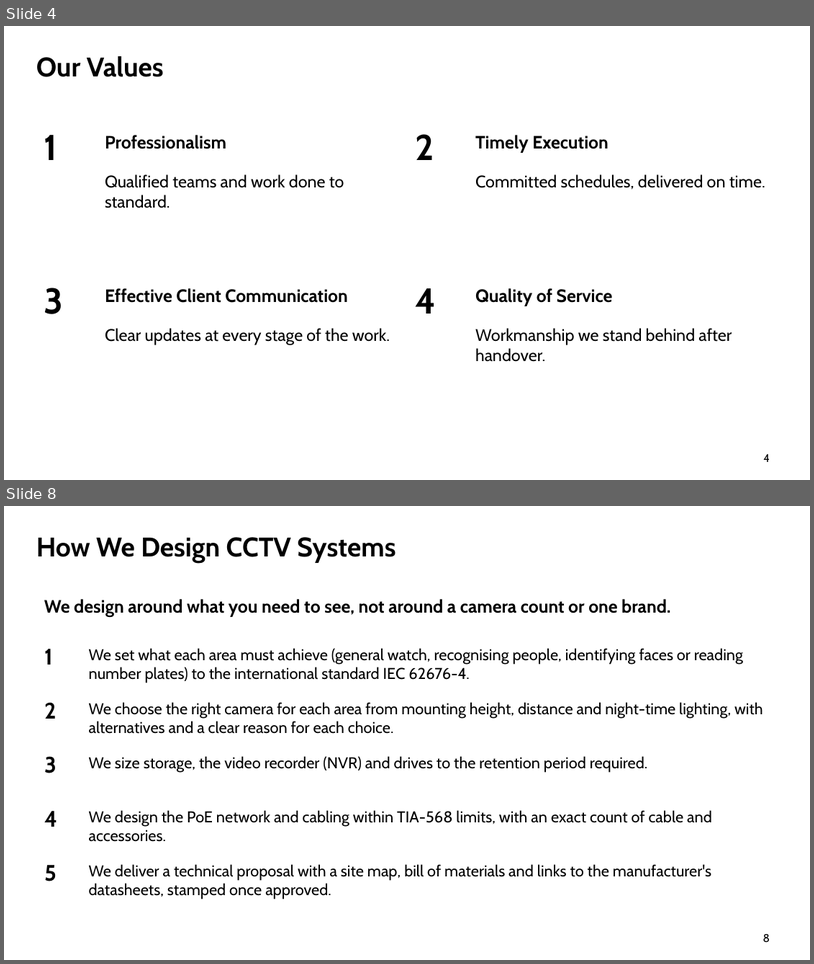
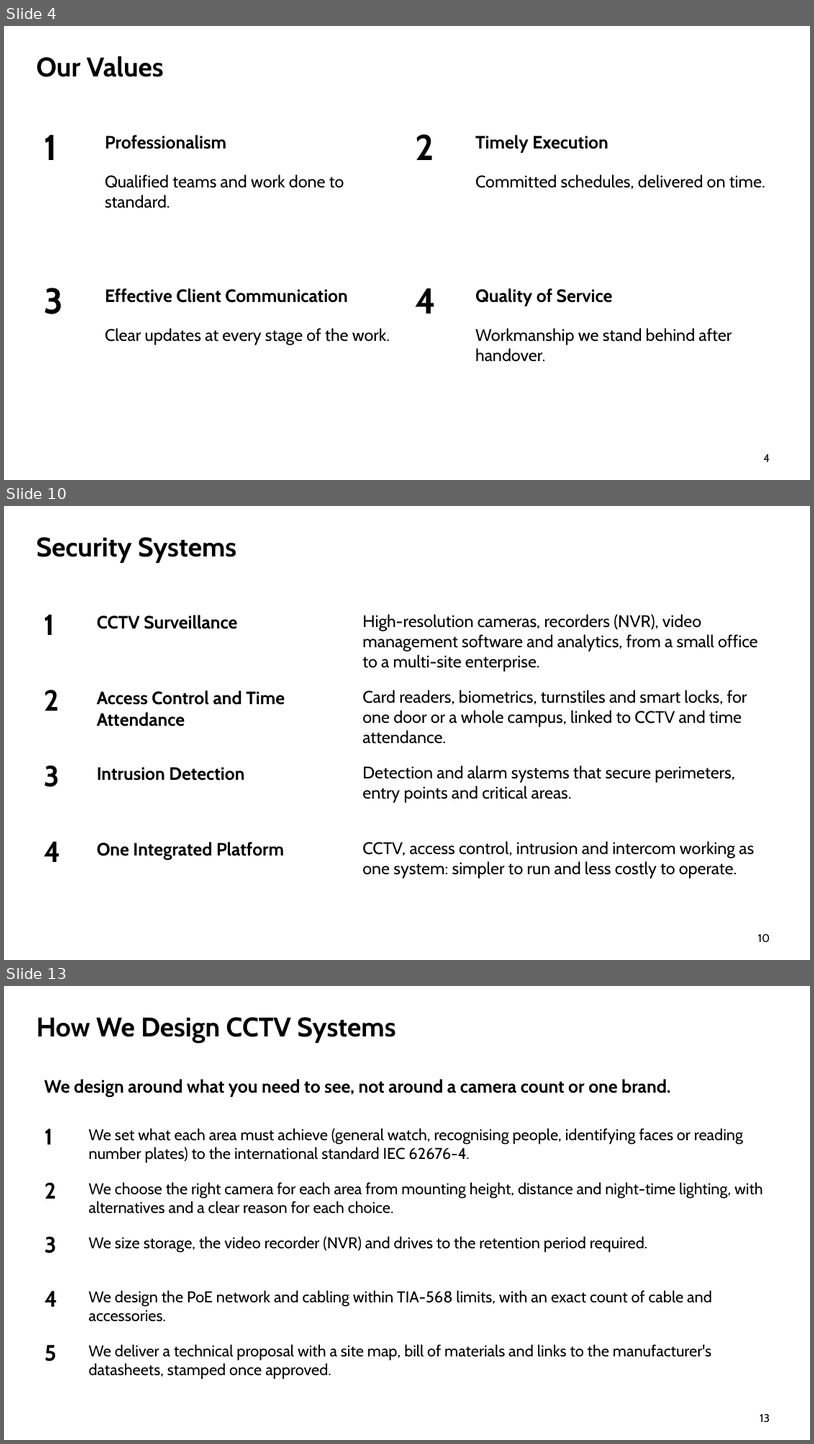
Before and after one commit to urkTish/CCTV, a slide deck: docs/company-profile/ContracTech-Company-Profile-EN.pptx. Shown one above the other, each under a label of ours: slides 4 and 8 before the commit, slides 4, 10 and 13 after it; the slides between them are not shown. The pictures are 814x964 and 814x1444 pixels, drawn with LibreOffice and Linux fonts; fonts in the diff are those of the drawing; background and template pictures are left out. Boxes give left, top, right and bottom in pixels: in the first picture for what was removed or moved away, otherwise in the second. Text is boxed around its words. In the diff, an @@ line names an element or a change of style, - is before the commit and + after.

```diff
--- a/docs/company-profile/ContracTech-Company-Profile-EN.pptx
+++ b/docs/company-profile/ContracTech-Company-Profile-EN.pptx
@@ slide 10 added at (4,506,810,960), background #FFFFFF @@
@@ title added at (36,537,237,563), 24 pt, text #000000, bold @@
+Security Systems
@@ text added at (44,614,55,635), 26 pt, text #000000, bold @@
+1
@@ text added at (97,615,237,629), 16 pt, text #000000, bold @@
+CCTV Surveillance
@@ text added at (363,614,758,672), 15 pt, text #000000 @@
+High-resolution cameras, recorders (NVR), video management software and analytics, from a small office to a multi-site enterprise.
@@ text added at (44,690,59,710), 26 pt, text #000000, bold @@
+2
@@ text added at (97,690,285,726), 16 pt, text #000000, bold @@
+Access Control and Time Attendance
@@ text added at (363,690,748,744), 15 pt, text #000000 @@
+Card readers, biometrics, turnstiles and smart locks, for one door or a whole campus, linked to CCTV and time attendance.
@@ text added at (44,765,60,787), 26 pt, text #000000, bold @@
+3
@@ text added at (97,767,244,780), 16 pt, text #000000, bold @@
+Intrusion Detection
@@ text added at (363,765,736,803), 15 pt, text #000000 @@
+Detection and alarm systems that secure perimeters, entry points and critical areas.
@@ text added at (44,841,61,862), 26 pt, text #000000, bold @@
+4
@@ text added at (97,842,284,859), 16 pt, text #000000, bold @@
+One Integrated Platform
@@ text added at (363,841,754,878), 15 pt, text #000000 @@
+CCTV, access control, intrusion and intercom working as one system: simpler to run and less costly to operate.
@@ page number added at (759,934,771,942), 10 pt, text #000000 @@
+10
@@ what was slide 8 is now slide 13 @@
@@ page number at (760,1414,770,1422): text changed @@
-8
+13
```
Also in this commit, not shown: 4 slides changed, 5 other slides added, 1 slide removed, 8 other files.
